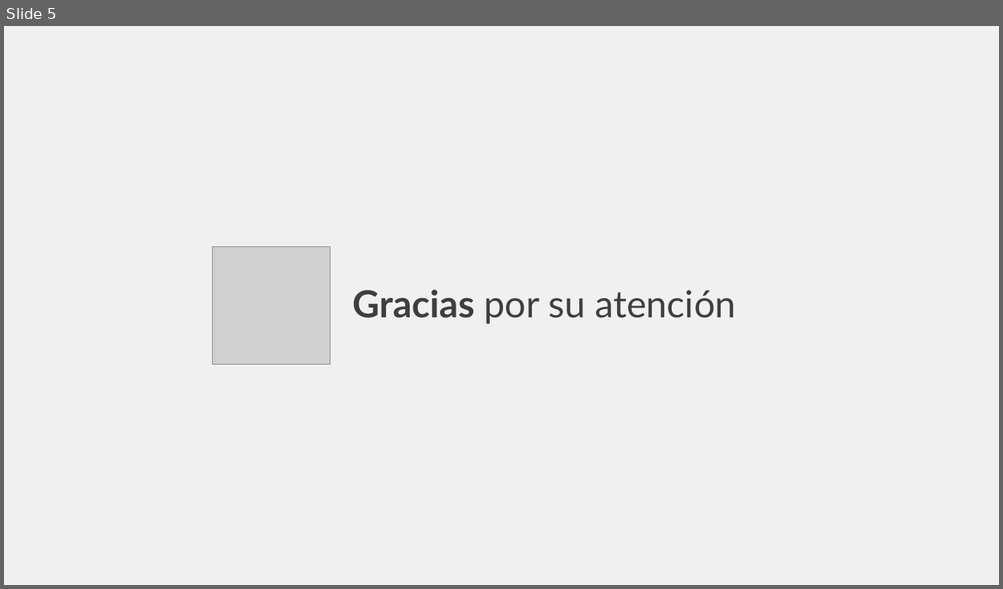
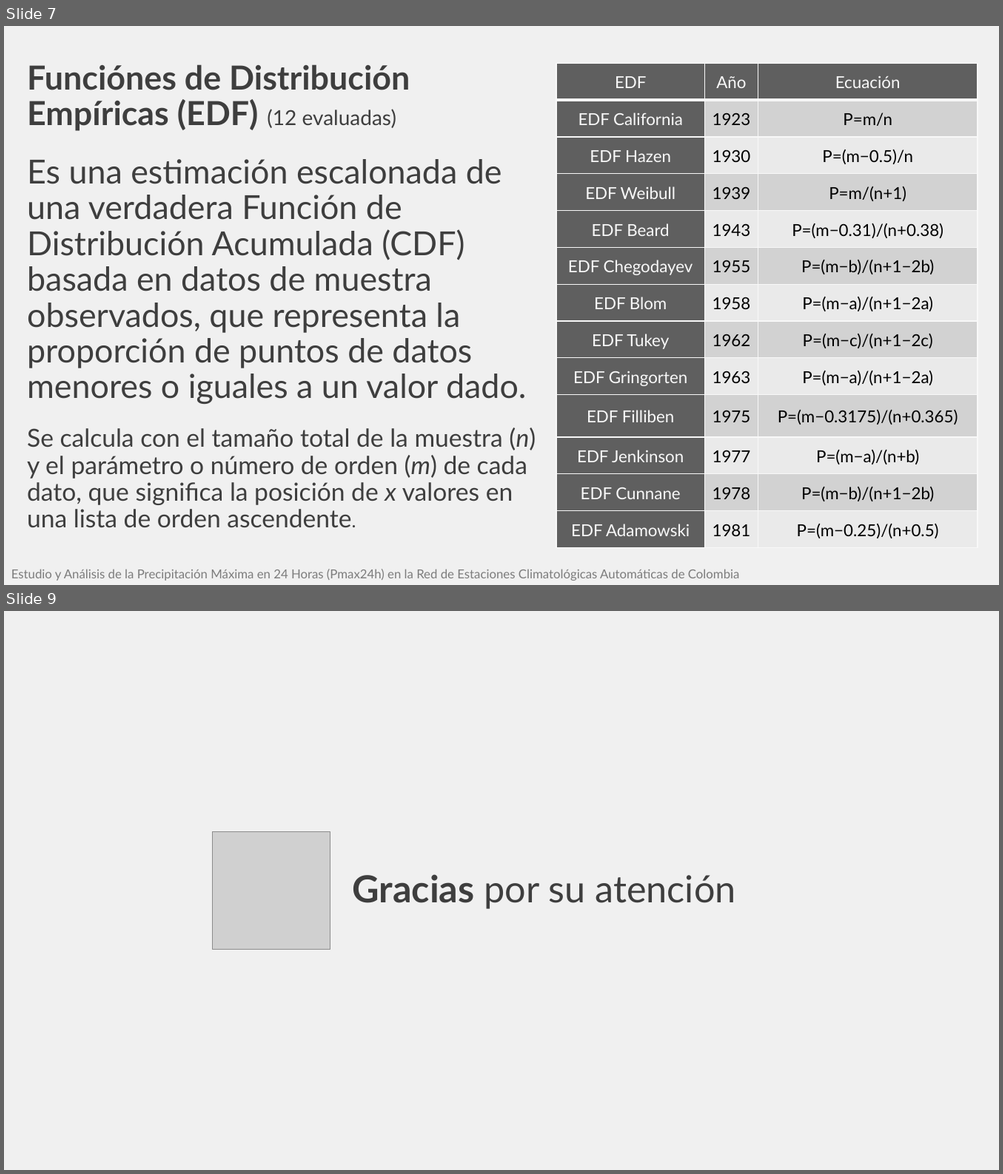
Before and after one commit to rcfdtools/R.HydroTools, a slide deck: tool/PMP/file/report/SCI_XXVI_SNHH26_Presentacion_PMax24HAutomColombia_v1.pptx. Shown one above the other, each under a label of ours: slide 5 before the commit, slides 7 and 9 after it; the slides between them are not shown. The pictures are 1003x589 and 1003x1174 pixels, drawn with LibreOffice and Linux fonts; fonts in the diff are those of the drawing; grey boxes stand for pictures. Boxes give left, top, right and bottom in pixels: in the first picture for what was removed or moved away, otherwise in the second. Text is boxed around its words. In the diff, an @@ line names an element or a change of style, - is before the commit and + after.

```diff
--- a/tool/PMP/file/report/SCI_XXVI_SNHH26_Presentacion_PMax24HAutomColombia_v1.pptx
+++ b/tool/PMP/file/report/SCI_XXVI_SNHH26_Presentacion_PMax24HAutomColombia_v1.pptx
@@ slide 7 added at bbox=[4, 26, 999, 585], background #F0F0F0 @@
@@ title added at bbox=[27, 64, 535, 528], 32 pt, text #3E3E3E @@
+Funciónes de Distribución Empíricas (EDF) (12 evaluadas)
+Es una estimación escalonada de una verdadera Función de Distribución Acumulada (CDF) basada en datos de muestra observados, que representa la proporción de puntos de datos menores o iguales a un valor dado.
+Se calcula con el tamaño total de la muestra (n) y el parámetro o número de orden (m) de cada dato, que significa la posición de x valores en una lista de orden ascendente.
@@ table added at bbox=[556, 63, 977, 548], 13 rows, 3 columns @@
+EDF | Año | Ecuación
+EDF California | 1923 | P=m/n
+EDF Hazen | 1930 | P=(m−0.5)/n
+EDF Weibull | 1939 | P=m/(n+1)
+EDF Beard | 1943 | P=(m−0.31)/(n+0.38)
+EDF Chegodayev | 1955 | P=(m−b)/(n+1−2b)
+EDF Blom | 1958 | P=(m−a)/(n+1−2a)
+EDF Tukey | 1962 | P=(m−c)/(n+1−2c)
+EDF Gringorten | 1963 | P=(m−a)/(n+1−2a)
+EDF Filliben | 1975 | P=(m−0.3175)/(n+0.365)
+EDF Jenkinson | 1977 | P=(m−a)/(n+b)
+EDF Cunnane | 1978 | P=(m−b)/(n+1−2b)
+EDF Adamowski | 1981 | P=(m−0.25)/(n+0.5)
@@ text added at bbox=[11, 569, 740, 581], 12 pt, text #7C7C7C @@
+Estudio y Análisis de la Precipitación Máxima en 24 Horas (Pmax24h) en la Red de Estaciones Climatológicas Automáticas de Colombia
@@ what was slide 5 is now slide 9 @@
```
Also in this commit, not shown: 4 slides changed, 3 other slides added, 1 other file.
